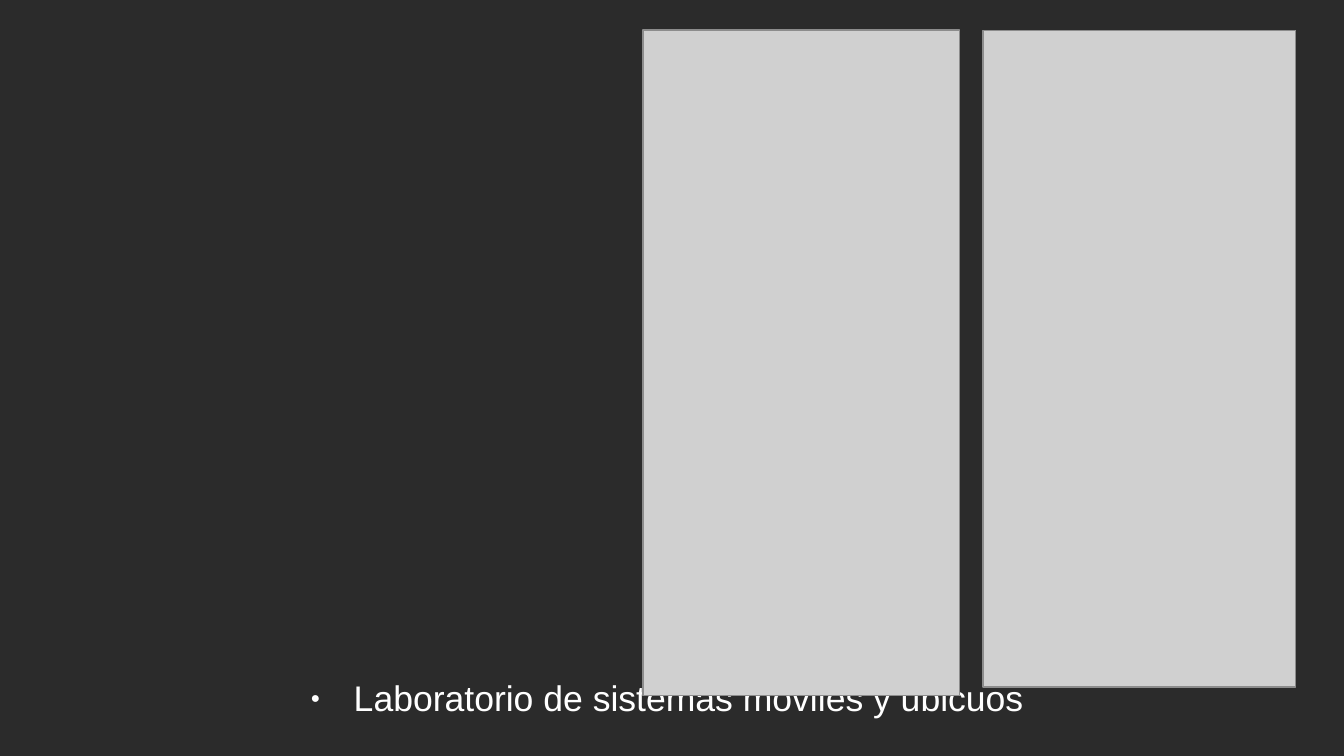
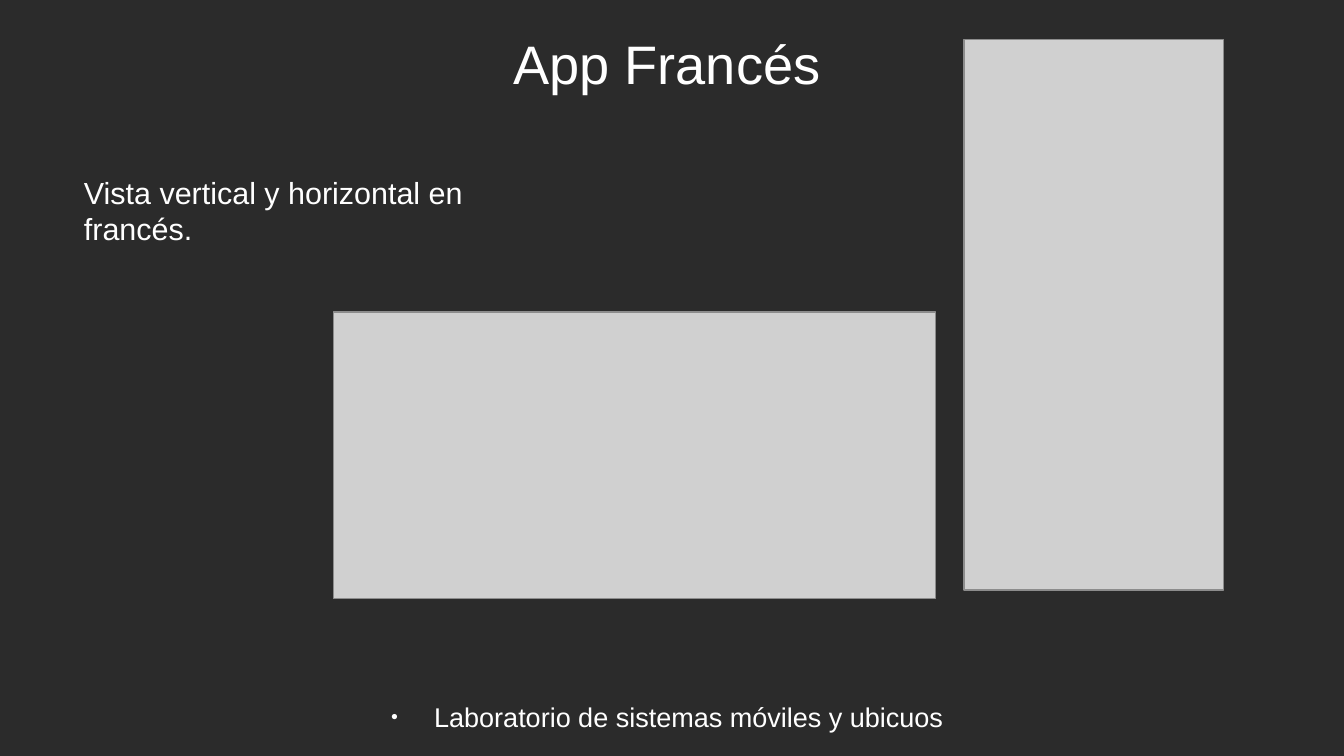
Before and after one commit to rubenmr13/PracticaFinal-LSMU, a slide deck: slide 20 of ProyectoFinal.odp (slide 3 before the commit). Drawn at 1344x756 pixels with LibreOffice and Linux fonts; fonts in the diff are those of the drawing; grey boxes stand for pictures; background and template pictures are left out; a plain dark background stands for a picture behind light text. Boxes give left, top, right and bottom in pixels: in the first picture for what was removed or moved away, otherwise in the second. Text is boxed around its words. In the diff, an @@ line names an element or a change of style, - is before the commit and + after.

```diff
--- a/ProyectoFinal.odp
+++ b/ProyectoFinal.odp
@@ title added at (513,44,821,94), 32 pt, text #FFFFFF @@
+App Francés
@@ picture: place and size @@
-picture at (983,30,1296,688)
+picture at (965,39,1224,589)
@@ text added at (84,182,463,241), 18 pt, text #FFFFFF @@
+Vista vertical y horizontal en francés.
@@ picture: place and size @@
-picture at (643,30,960,696)
+picture at (333,312,935,599)
@@ text "Laboratorio de sistemas móviles y ...": place and size @@
-text "Laboratorio de sistemas móviles y ..." at (354,684,1024,719)
+text "Laboratorio de sistemas móviles y ..." at (434,707,943,732)
@@ text "Laboratorio de sistemas móviles y ..." at (434,707,943,732): size 21 to 16 pt @@
```
Also in this commit, not shown: 10 other slides changed, 9 slides added, 1 slide removed.
